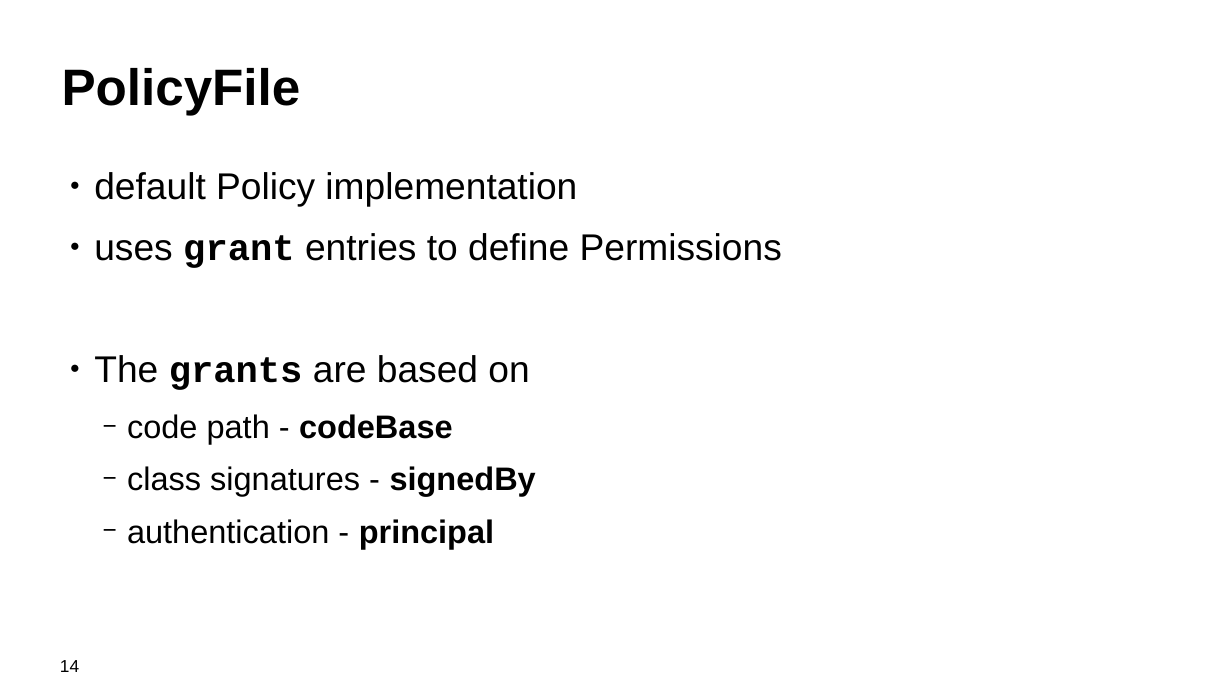
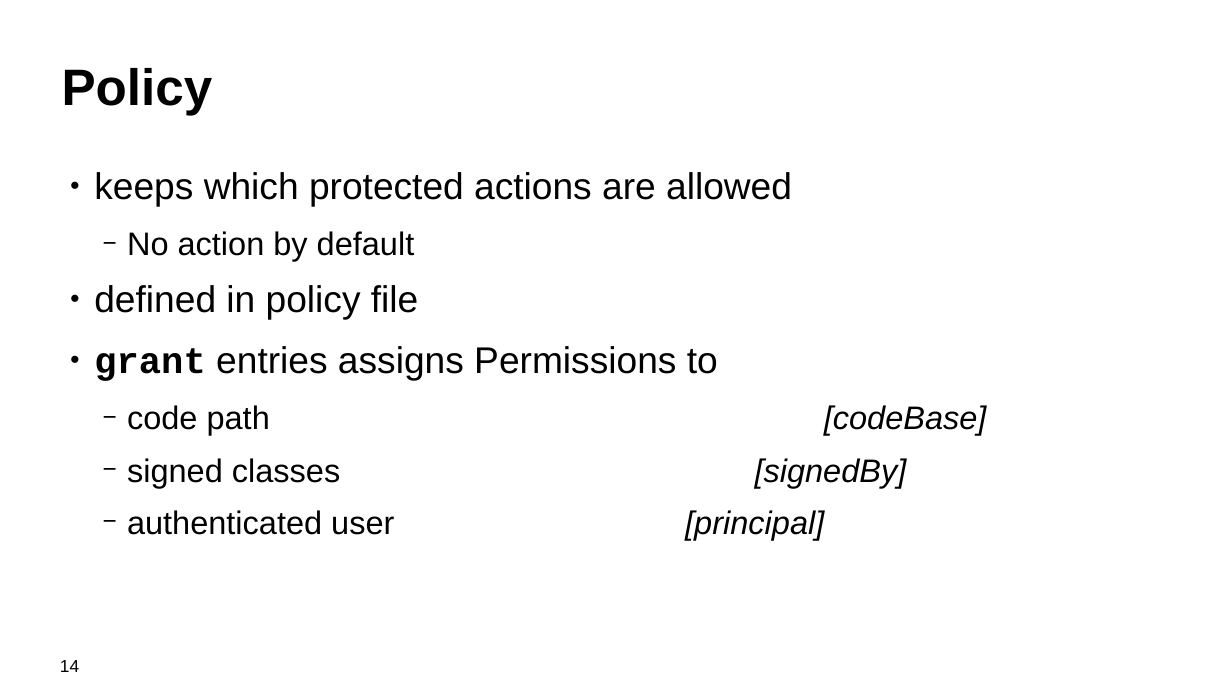
Before and after one commit to kwart/presentations, a slide deck: slide 14 of sec-man-reloaded.odp. Drawn at 1232x693 pixels with LibreOffice and Linux fonts; fonts in the diff are those of the drawing; background and template pictures are left out. Boxes give left, top, right and bottom in pixels: in the first picture for what was removed or moved away, otherwise in the second. Text is boxed around its words. In the diff, an @@ line names an element or a change of style, - is before the commit and + after.

```diff
--- a/sec-man-reloaded.odp
+++ b/sec-man-reloaded.odp
@@ title at (62, 68, 213, 116): text changed @@
-PolicyFile
+Policy
@@ text at (94, 172, 824, 540): text changed @@
-● default Policy implementation
-● uses grant entries to define Permissions
-● The grants are based on
-  − code path - codeBase
-  − class signatures - signedBy
-  − authentication - principal
+● keeps which protected actions are allowed
+  − No action by default
+● defined in policy file
+● grant entries assigns Permissions to
+  − code path [codeBase]
+  − signed classes [signedBy]
+  − authenticated user [principal]
```
Also in this commit, not shown: 4 other slides changed, 2 slides added.
